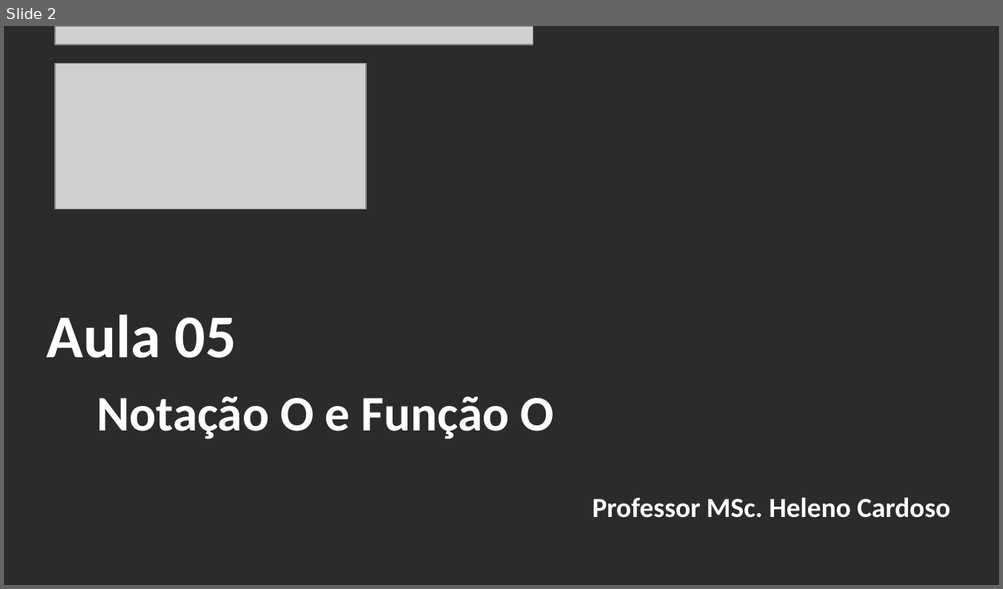
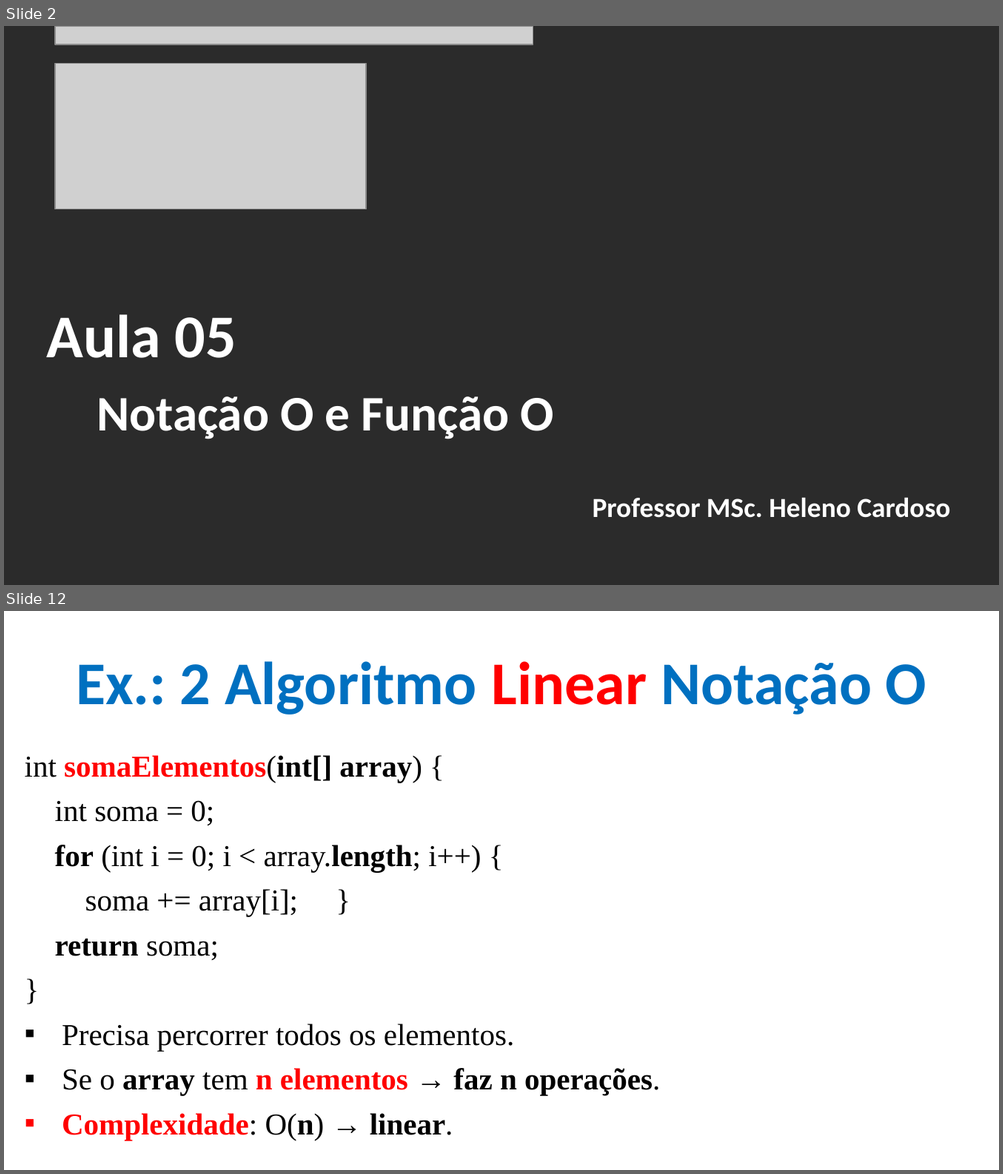
Before and after one commit to CloudEducationBrazil/WydenAlgoritmosEComplexidade, a slide deck: 01 Classes/Aula 05 - Algoritmos e Complexidade - Notação O e Função O.pptx. Shown one above the other, each under a label of ours: slide 2 before the commit, slides 2 and 12 after it; the slides between them are not shown. The pictures are 1003x589 and 1003x1174 pixels, drawn with LibreOffice and Linux fonts; fonts in the diff are those of the drawing; grey boxes stand for pictures; background and template pictures are left out; a plain dark background stands for a picture behind light text. Boxes give left, top, right and bottom in pixels: in the first picture for what was removed or moved away, otherwise in the second. Text is boxed around its words. In the diff, an @@ line names an element or a change of style, - is before the commit and + after.

```diff
--- a/01 Classes/Aula 05 - Algoritmos e Complexidade - Notação O e Função O.pptx
+++ b/01 Classes/Aula 05 - Algoritmos e Complexidade - Notação O e Função O.pptx
@@ slide 12 added at [4, 611, 999, 1170], background picture (left out) @@
@@ title added at [76, 661, 927, 715], 44 pt, text #0070C0, bold @@
+Ex.: 2 Algoritmo Linear Notação O
@@ text added at [25, 755, 660, 1140], 22 pt, text #000000 @@
+int somaElementos(int[] array) {
+int soma = 0;
+for (int i = 0; i < array.length; i++) {
+soma += array[i]; }
+return soma;
+}
+▪ Precisa percorrer todos os elementos.
+▪ Se o array tem n elementos → faz n operações.
+▪ Complexidade: O(n) → linear.
```
Also in this commit, not shown: 6 slides changed, 27 other slides added, 5 other files.
